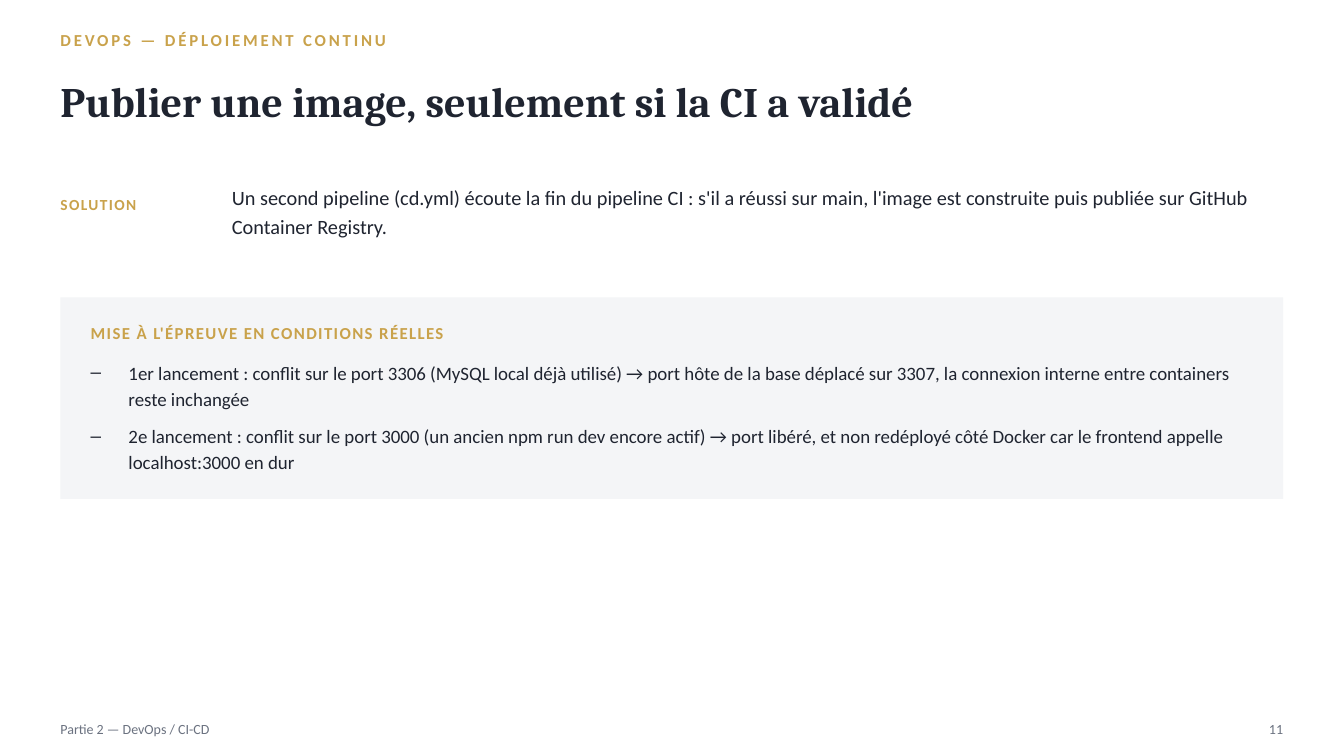
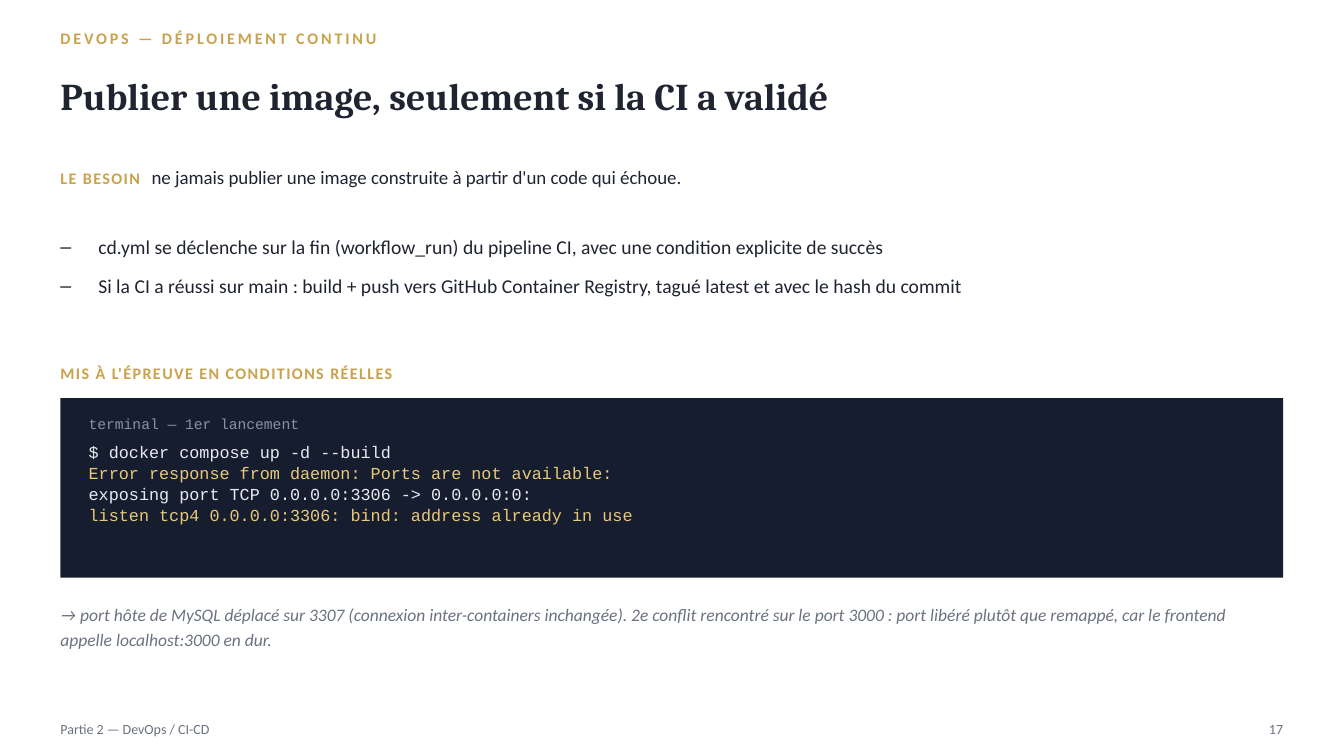
Before and after one commit to phasna/Quiz, a slide deck: slide 17 of quiz_soutenance.pptx (slide 11 before the commit). Drawn at 1344x756 pixels with LibreOffice and Linux fonts; fonts in the diff are those of the drawing. Boxes give left, top, right and bottom in pixels: in the first picture for what was removed or moved away, otherwise in the second. Text is boxed around its words. In the diff, an @@ line names an element or a change of style, - is before the commit and + after.

```diff
--- a/quiz_soutenance.pptx
+++ b/quiz_soutenance.pptx
@@ text "DEVOPS — DÉPLOIEMENT CONTINU" at (60,31,376,44): size 12 to 11.5 pt @@
@@ text "Publier une image, seulement si ..." at (60,83,828,119): size 30 to 27 pt @@
@@ text added at (60,171,681,188), 13.5 pt, text #1F2430 @@
+LE BESOIN ne jamais publier une image construite à partir d'un code qui échoue.
@@ text removed at (60,200,136,210) @@
-SOLUTION
@@ text at (98,240,962,297): text changed; size 14.5 to 14 pt @@
-Un second pipeline (cd.yml) écoute la fin du pipeline CI : s'il a réussi sur main, l'image est construite puis publiée sur GitHub Container Registry.
+– cd.yml se déclenche sur la fin (workflow_run) du pipeline CI, avec une condition explicite de succès
+– Si la CI a réussi sur main : build + push vers GitHub Container Registry, tagué latest et avec le hash du commit
@@ text at (60,366,392,379): text changed; size 12 to 11.5 pt @@
-MISE À L'ÉPREUVE EN CONDITIONS RÉELLES
+MIS À L'ÉPREUVE EN CONDITIONS RÉELLES
@@ text removed at (128,366,1229,469) @@
-– 1er lancement : conflit sur le port 3306 (MySQL local déjà utilisé) → port hôte de la base déplacé sur 3307, la connexion interne entre containers reste inchangée
-– 2e lancement : conflit sur le port 3000 (un ancien npm run dev encore actif) → port libéré, et non redéployé côté Docker car le frontend appelle localhost:3000 en dur
@@ rectangle: place and size @@
-rectangle at (60,297,1284,499)
+rectangle at (60,398,1284,578)
@@ rectangle at (60,398,1284,578): fill #F4F5F7 to #161D2E @@
@@ text added at (89,418,299,429), 10.5 pt, text #8891A8 @@
+terminal — 1er lancement
@@ text added at (89,446,632,525), 12 pt, text #E8C979 @@
+$ docker compose up -d --build
+Error response from daemon: Ports are not available:
+exposing port TCP 0.0.0.0:3306 -> 0.0.0.0:0:
+listen tcp4 0.0.0.0:3306: bind: address already in use
@@ text added at (60,608,1226,649), 12.5 pt, text #6B7280, italic @@
+→ port hôte de MySQL déplacé sur 3307 (connexion inter-containers inchangée). 2e conflit rencontré sur le port 3000 : port libéré plutôt que remappé, car le frontend appelle localhost:3000 en dur.
@@ text at (1269,725,1283,734): text changed @@
-11
+17
```
Also in this commit, not shown: 6 other slides changed, 9 slides added, 3 slides removed, 2 other files.
